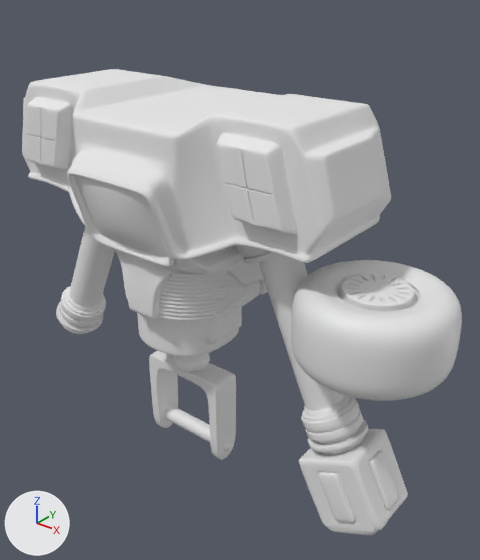
What one commit did to the Blender file modelsource/robots/securitron/securitron.blend.
Camera for both pictures: a 50 mm lens placed at (2.45, -2.57, 1.59), pointed at (0.13, 0.34, -0.21). The lights are fixed; the arrows at lower left show +X, +Y and +Z. The same objects are shown in both versions, whatever each file hides.
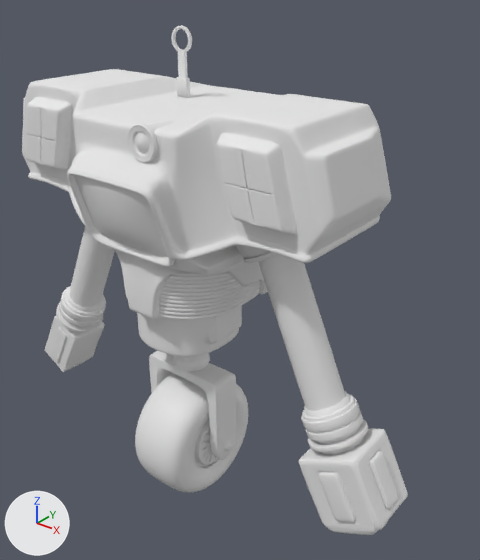
Location of each change, [x1, y1, x2, y2] in pixels of the pictures (480 x 560 px):
'Cylinder.001', turned
    before: [291, 260, 462, 401]
    after: [135, 373, 248, 493]
'coils', moved
    before: [122, 270, 260, 321]
    after: [122, 270, 260, 320]
'Cube.002', moved (not visible before)
    after: [45, 316, 105, 372]
'Circle.002', turned (not visible before)
    after: [128, 120, 175, 162]
'Circle.001', turned (not visible before)
    after: [171, 26, 192, 98]

Diff of the bpy script that builds the scene:
```diff
--- a/modelsource/robots/securitron/securitron.blend.py
+++ b/modelsource/robots/securitron/securitron.blend.py
@@ ob_cylinder_001 @@
 ob_cylinder_001.location = (0.0, 0.0, 0.0)
+ob_cylinder_001.rotation_euler = (0.0, 1.571, 0.0)  # degrees (0, 90, 0)
 _m = ob_cylinder_001.modifiers.new('Mirror', 'MIRROR')
@@ ob_circle_002 @@
 ob_circle_002.location = (0.0, 0.0, 0.0)
+ob_circle_002.rotation_euler = (1.571, 0.0, 0.0)  # degrees (90, 0, 0)
 _m = ob_circle_002.modifiers.new('Subsurf', 'SUBSURF')
@@ ob_circle_001 @@
 ob_circle_001.location = (0.0, 0.0, 0.0)
+ob_circle_001.rotation_euler = (1.571, 0.0, 0.0)  # degrees (90, 0, 0)
@@ ob_coils @@
 ob_coils = bpy.data.objects.new('coils', me_circle)
-ob_coils.location = (0.0, 0.0, 0.0)
+ob_coils.location = (0.0, 0.0, 0.007)
 _m = ob_coils.modifiers.new('Subsurf', 'SUBSURF')
@@ ob_cube_002 @@
 ob_cube_002 = bpy.data.objects.new('Cube.002', me_cube_005)
-ob_cube_002.location = (0.0, 0.0, 0.0)
+ob_cube_002.location = (-1.342, 0.0, -1.221)
 _m = ob_cube_002.modifiers.new('Subsurf', 'SUBSURF')
```
